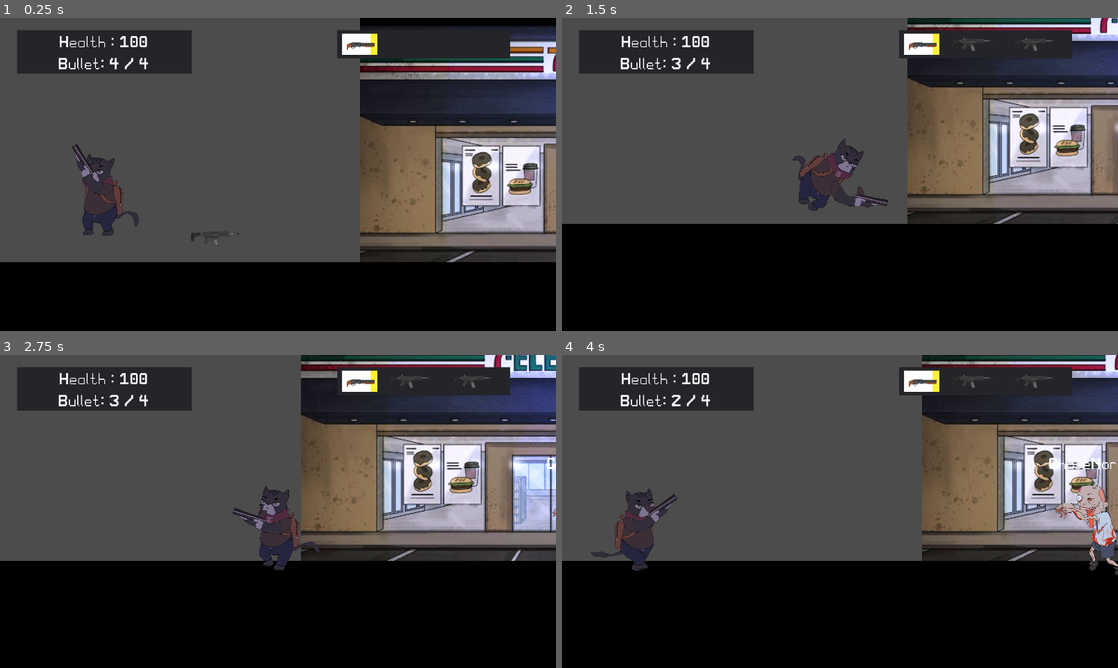
Above: before the commit, frames 1-4 (two rows, left to right).
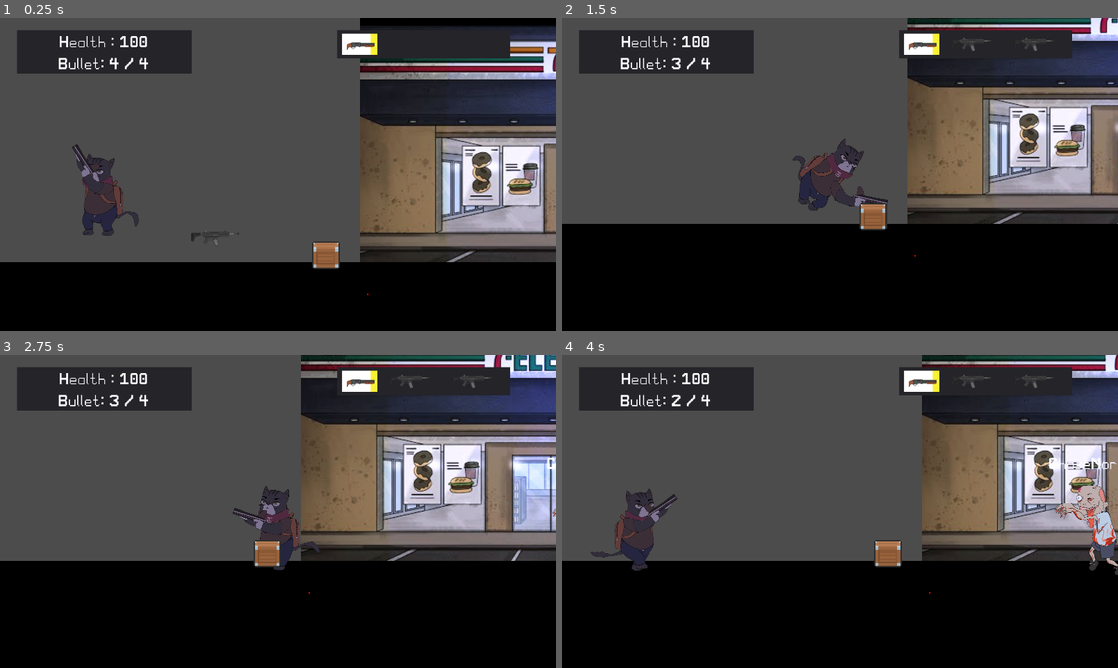
Above: after the commit, the same moments.

Repository: jjartssss/Shotgun-Glors
Game: Godot game, scene res://scenes/TestMap.tscn
The game is run twice, just before and just after one commit, with the same random seed, the same clock (stepped at 60 frames per second) and the same inputs. The engine's default icon, where the game draws it, is replaced by a stand-in: a white triangle on a blue panel in a dark square.
Inputs (mouse positions are in pixels of both pictures, inside the frame that each line leads up to):
- Up to frame 1 (0.25 s): no input
- Up to frame 2 (1.5 s): tap Enter at 0.5 s; move the mouse to (812, 237) at 0.52 s; hold D (move_right) from 0.53 s (still down); tap X (drop_item) at 0.6 s; click (812, 237) at 0.67 s; tap E (interact) at 1.25 s; move the mouse to (1006, 221) at 1.27 s; right-click (1006, 221) at 1.35 s
- Up to frame 3 (2.75 s): tap X (drop_item) at 1.55, 2.1 s; move the mouse to (111, 464) at 2.02 s; release D (move_right) at 2.03 s; hold A (move_left) from 2.03 s (still down)
- Up to frame 4 (4 s): keep holding A (move_left); move the mouse to (867, 511) at 2.77 s; tap E (interact) at 2.85 s; click (867, 511) at 2.92 s; tap X (drop_item) at 3.05, 3.8 s; move the mouse to (756, 433) at 3.52 s; press the mouse at (756, 433) at 3.53 s

The runs differ from the first frame. In frame 1, 0.4% of the frame differs, in the area x 56-67%, y 71-89%; in frame 2, 0.4%; in frame 3, 0.4%; in frame 4, 0.4%.

Commit message:
Added Destructible props with loot drops

Diff:
--- /dev/null
+++ b/prefabs/Props/Box.tscn
@@ -0,0 +1,67 @@
+[gd_scene load_steps=10 format=2]
+
+[ext_resource path="res://assets/Props/Destructible Objects Sprite Sheet.png" type="Texture" id=1]
+[ext_resource path="res://scripts/Components/EnemyHealth.tscn" type="PackedScene" id=2]
+[ext_resource path="res://prefabs/Props/Destructible.tscn" type="PackedScene" id=3]
+[ext_resource path="res://prefabs/player/Guns/MachineGun.tres" type="Resource" id=4]
+[ext_resource path="res://prefabs/player/Guns/Rifle.tres" type="Resource" id=5]
+
+[sub_resource type="AtlasTexture" id=1]
+atlas = ExtResource( 1 )
+region = Rect2( 64, 192, 64, 64 )
+
+[sub_resource type="SpriteFrames" id=2]
+animations = [ {
+"frames": [ SubResource( 1 ) ],
+"loop": true,
+"name": "idle",
+"speed": 5.0
+} ]
+
+[sub_resource type="RectangleShape2D" id=3]
+
+[sub_resource type="Animation" id=4]
+resource_name = "hit"
+length = 0.3
+tracks/0/type = "value"
+tracks/0/path = NodePath(".:self_modulate")
+tracks/0/interp = 1
+tracks/0/loop_wrap = true
+tracks/0/imported = false
+tracks/0/enabled = true
+tracks/0/keys = {
+"times": PoolRealArray( 0, 0.3 ),
+"transitions": PoolRealArray( 1, 1 ),
+"update": 0,
+"values": [ Color( 1, 0, 0, 1 ), Color( 1, 1, 1, 1 ) ]
+}
+
+[node name="Box" type="AnimatedSprite" groups=["Destructible"]]
+position = Vector2( -5.68434e-14, 2 )
+scale = Vector2( 5, 5 )
+frames = SubResource( 2 )
+animation = "idle"
+offset = Vector2( -2.6, -14.8 )
+
+[node name="Destructible" parent="." instance=ExtResource( 3 )]
+collision_layer = 2
+collision_mask = 2
+hitCollisionPath = NodePath("CollisionShape2D")
+healthPath = NodePath("../EnemyHealth")
+animationPath = NodePath("../AnimationPlayer")
+hasDropLoot = true
+loots = [ ExtResource( 5 ), ExtResource( 4 ), ExtResource( 5 ) ]
+
+[node name="CollisionShape2D" type="CollisionShape2D" parent="Destructible"]
+position = Vector2( 0, -10 )
+scale = Vector2( 1, 1 )
+shape = SubResource( 3 )
+
+[node name="EnemyHealth" parent="." instance=ExtResource( 2 )]
+healthMax = 50
+healthCurrent = 50
+
+[node name="AnimationPlayer" type="AnimationPlayer" parent="."]
+anims/hit = SubResource( 4 )
+
+[connection signal="area_entered" from="Destructible" to="Destructible" method="_on_Destructible_area_entered"]
--- /dev/null
+++ b/prefabs/Props/Destructible.gd
@@ -0,0 +1,73 @@
+extends Area2D
+
+
+export(NodePath) var hitCollisionPath
+var hitCollider : CollisionShape2D
+
+export(NodePath) var healthPath
+var healthManager : EnemyHealth
+
+export(NodePath) var animationPath
+var animPlayer : AnimationPlayer
+
+
+# Blood effect
+var bloodEffect = load("res://prefabs/FX/Zombie/BloodSplatter1.tscn")
+export var particleEffect : PackedScene
+export var hasParticleEffect : bool
+export var hasDropLoot : bool
+export(Array, Resource) var loots : Array
+
+var pickable = load("res://scripts/Components/Pickable.tscn")
+
+var alreadyDropLoot = false
+
+func _ready():
+	if hitCollisionPath != null:
+		hitCollider = get_node(hitCollisionPath)
+	if healthPath != null:
+		healthManager = get_node(healthPath)
+	if animationPath != null:
+		animPlayer = get_node(animationPath)
+
+func AddParticle(area):
+	var particle = particleEffect.instance()
+	get_tree().current_scene.add_child(particle)
+	particle.global_position = area.global_position
+	particle.rotation = global_position.angle_to_point(area.global_position)
+	if area.global_position.x > global_position.x:
+		particle.scale.x = 1
+	else:
+		particle.scale.x = -1
+
+func DropLoot():
+	randomize()
+	var chosen : int = rand_range(0, loots.size()-1)
+	print(str(chosen))
+	var gunResource : GunResource = loots[chosen]
+
+	var itemDrop : Pickable = pickable.instance()
+	itemDrop.whatGun = gunResource
+	itemDrop.gunSprite = gunResource.GunSprite
+#	itemDrop.gun_sprite.texture = itemDrop.gunSprite
+	itemDrop.position = global_position
+	get_tree().current_scene.add_child(itemDrop)
+
+
+func _on_Destructible_area_entered(area):
+	if area.is_in_group("Bullet"):
+		if !area.alreadyHit:
+			area.alreadyHit = true
+
+			if hasParticleEffect:
+				AddParticle(area)
+
+			if !alreadyDropLoot and hasDropLoot and healthManager.healthCurrent < 0:
+				DropLoot()
+				alreadyDropLoot = true
+
+			animPlayer.play("hit")
+			var bullet : RegularBullet = area
+			healthManager.DamageHealth(bullet.bulletDamage)
+			print("Damage taken " + str(bullet.bulletDamage))
+			area.queue_free()
--- /dev/null
+++ b/prefabs/Props/Destructible.tscn
@@ -0,0 +1,6 @@
+[gd_scene load_steps=2 format=2]
+
+[ext_resource path="res://prefabs/Props/Destructible.gd" type="Script" id=2]
+
+[node name="Destructible" type="Area2D" groups=["Destructible"]]
+script = ExtResource( 2 )
--- a/prefabs/bullets/Bullet.gd
+++ b/prefabs/bullets/Bullet.gd
@@ -22,5 +22,5 @@
 
 
 func _on_Area2D_body_entered(body):
-	if body.is_in_group("Enemy"):
+	if body.is_in_group("Enemy") or body.is_in_group("Destructible"):
 		queue_free()
--- a/prefabs/player/HandRot.gd
+++ b/prefabs/player/HandRot.gd
@@ -155,18 +155,13 @@
 	droppedGun.gunSprite = CurrentGunResource.GunSprite
 	droppedGun.whatGun.BulletLeft = CurrentGunResource.BulletLeft
 	droppedGun.gun_sprite.texture = CurrentGunResource.GunSprite
-	# get dropped gun position in the gunslist
-#	for i in range(PlayerStats.GunsInHand.size()-1):
-#		if i == 2:
-#			PlayerStats.GunsInHand.pop_back()
-#			break
-#		if PlayerStats.GunsInHand[i].GunName == CurrentGunResource.GunName:
-#			PlayerStats.GunsInHand.remove(i)
+
 	PlayerStats.GunsInHand.erase(CurrentGunResource)
-#	PlayerStats.GunsInHand.pop_back()
 	SwitchGun(0)
 	print(PlayerStats.GunsInHand)
-	if PlayerStats.GunsInHand.size() == 2:
+	if PlayerStats.GunsInHand.size() == 1:
+		GameManager.UpdateGunCollection(PlayerStats.GunsInHand[0].GunSprite, null, null)
+	elif PlayerStats.GunsInHand.size() == 2:
 		GameManager.UpdateGunCollection(PlayerStats.GunsInHand[0].GunSprite,PlayerStats.GunsInHand[1].GunSprite, null)
 	elif PlayerStats.GunsInHand.size() > 2:
 		GameManager.UpdateGunCollection(PlayerStats.GunsInHand[0].GunSprite,PlayerStats.GunsInHand[1].GunSprite, PlayerStats.GunsInHand[2].GunSprite)
--- a/scenes/TestMap.tscn
+++ b/scenes/TestMap.tscn
@@ -12,6 +12,7 @@
 [ext_resource path="res://scripts/Components/Pickable.tscn" type="PackedScene" id=10]
 [ext_resource path="res://UI/Guns/Rifle.png" type="Texture" id=11]
 [ext_resource path="res://prefabs/player/Guns/MachineGun.tres" type="Resource" id=12]
+[ext_resource path="res://prefabs/Props/Box.tscn" type="PackedScene" id=13]
 
 [sub_resource type="DynamicFont" id=2]
 size = 51
@@ -174,3 +175,6 @@
 position = Vector2( 650, 761 )
 whatGun = ExtResource( 12 )
 gunSprite = ExtResource( 11 )
+
+[node name="Box" parent="." instance=ExtResource( 13 )]
+position = Vector2( 1026, 790 )
Binary file added: assets/Props/Destructible Objects Sprite Sheet.png
Not shown, added: assets/Props/Destructible Objects Sprite Sheet.png.import
Not shown: 1 places in scenes/TestMap.tscn that only renumber resources
